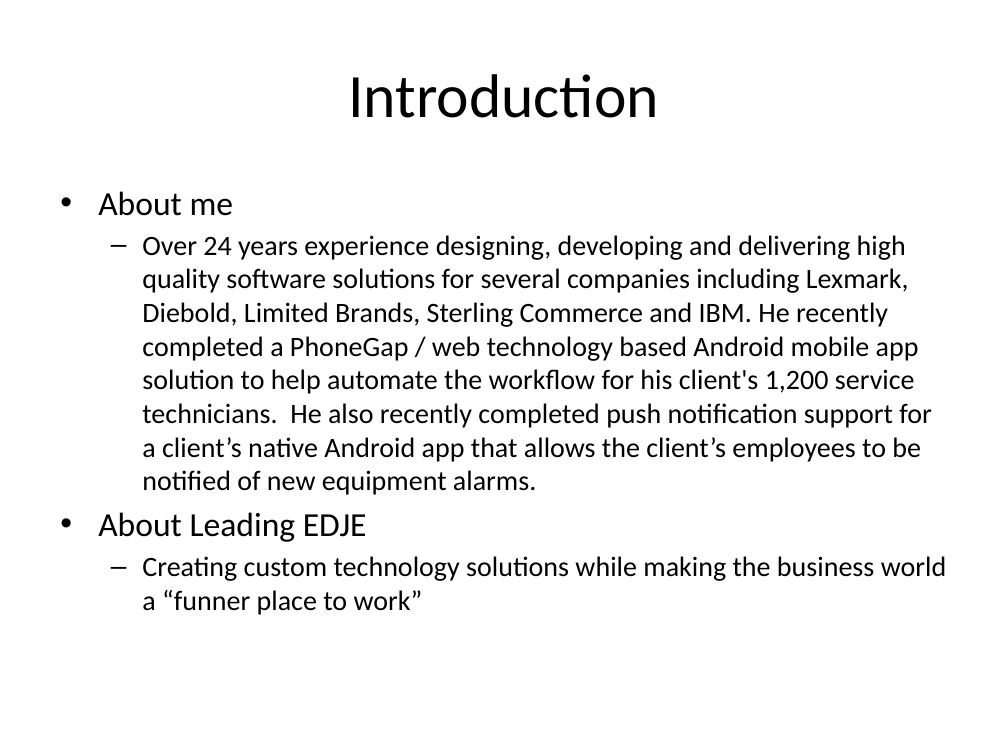
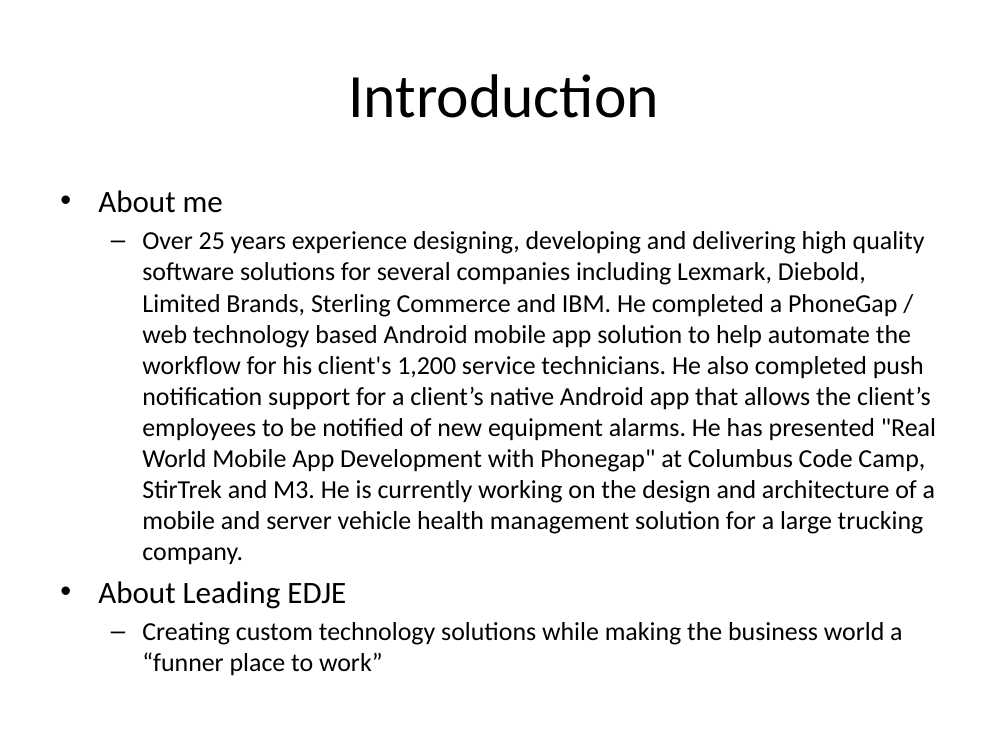
Before and after one commit to LeadingEDJE/MobilePushNotification, a slide deck: slide 3 of Implementing Push Notification in Android.pptx. Drawn at 1008x756 pixels with LibreOffice and Linux fonts; fonts in the diff are those of the drawing; background and template pictures are left out. Boxes give left, top, right and bottom in pixels: in the first picture for what was removed or moved away, otherwise in the second. Text is boxed around its words. In the diff, an @@ line names an element or a change of style, - is before the commit and + after.

Commit message:
Increased size of notification text fields in MainActivity, changed API levels in manifest to 17 and 19, updated presentation for Columbus Code Camp.

```diff
--- a/Implementing Push Notification in Android.pptx
+++ b/Implementing Push Notification in Android.pptx
@@ text at (98, 190, 902, 676): size 24 to 22.2 pt in "About me", "About Leading EDJE"; size 20 to 18.5 pt in "Creating custom technology solutions while making the ..." @@
@@ text at (142, 231, 936, 565): text changed; size 20 to 18.5 pt @@
-  – Over 24 years experience designing, developing and delivering high quality software solutions for several companies including Lexmark, Diebold, Limited Brands, Sterling Commerce and IBM. He recently completed a PhoneGap / web technology based Android mobile app solution to help automate the workflow for his client's 1,200 service technicians. He also recently completed push notification support for a client’s native Android app that allows the client’s employees to be notified of new equipment alarms.
+  – Over 25 years experience designing, developing and delivering high quality software solutions for several companies including Lexmark, Diebold, Limited Brands, Sterling Commerce and IBM. He completed a PhoneGap / web technology based Android mobile app solution to help automate the workflow for his client's 1,200 service technicians. He also completed push notification support for a client’s native Android app that allows the client’s employees to be notified of new equipment alarms. He has presented "Real World Mobile App Development with Phonegap" at Columbus Code Camp, StirTrek and M3. He is currently working on the design and architecture of a mobile and server vehicle health management solution for a large trucking company.
```
Also in this commit, not shown: 5 other slides changed, 2 other files.
